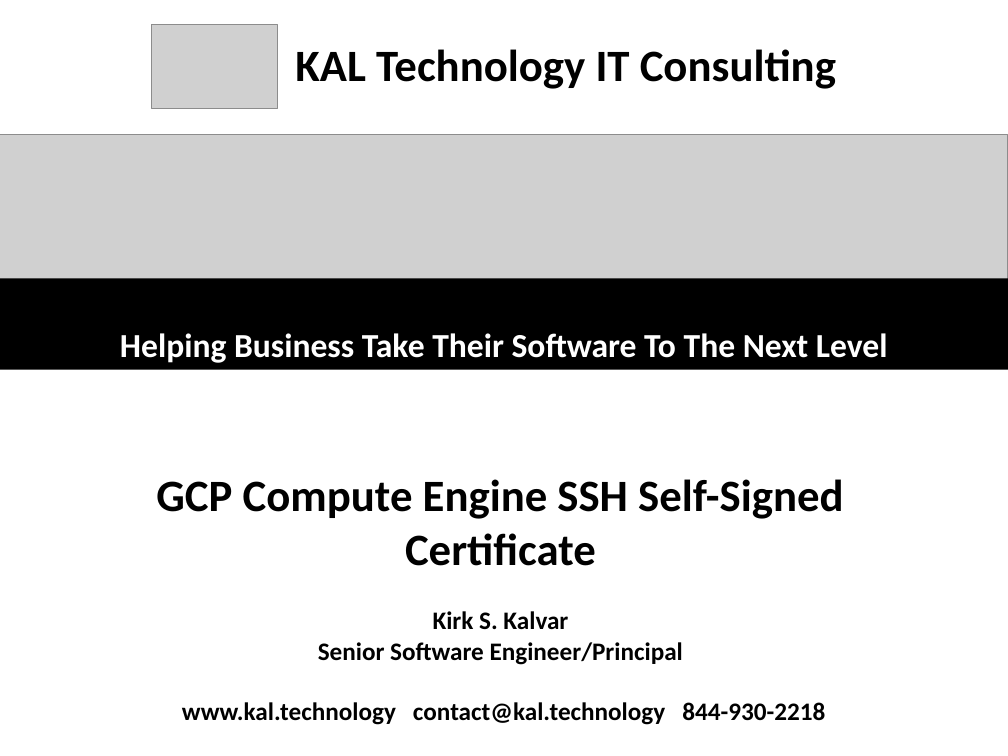
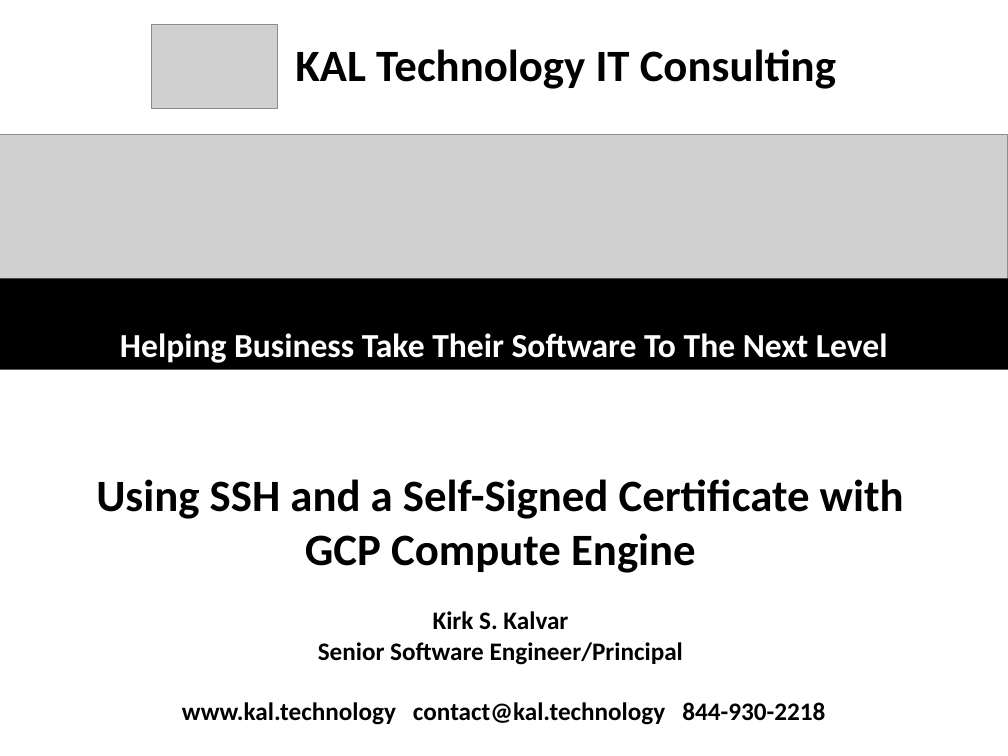
Before and after one commit to kskalvar/gcp-compute-ssh-self-signed-certificate, a slide deck: slide 1 of GCP Compute ssh Self-Signed-Certificate.pptx. Drawn at 1008x756 pixels with LibreOffice and Linux fonts; fonts in the diff are those of the drawing; grey boxes stand for pictures. Boxes give left, top, right and bottom in pixels: in the first picture for what was removed or moved away, otherwise in the second. Text is boxed around its words. In the diff, an @@ line names an element or a change of style, - is before the commit and + after.

```diff
--- a/GCP Compute ssh Self-Signed-Certificate.pptx
+++ b/GCP Compute ssh Self-Signed-Certificate.pptx
@@ text at bbox=[96, 479, 904, 573]: text changed @@
-GCP Compute Engine SSH Self-Signed Certificate
+Using SSH and a Self-Signed Certificate with GCP Compute Engine
```
Also in this commit, not shown: 4 other slides changed, 1 other file.
